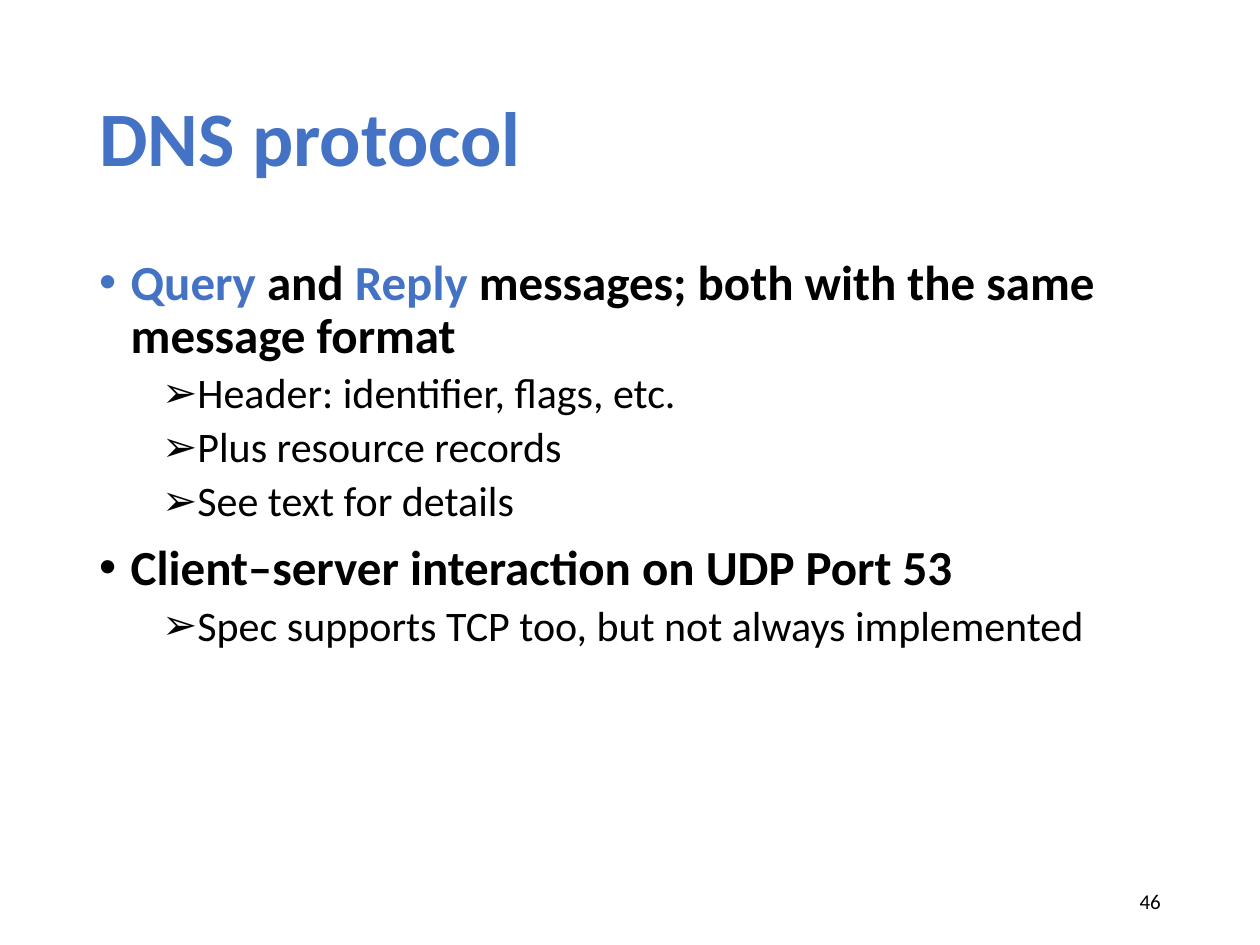
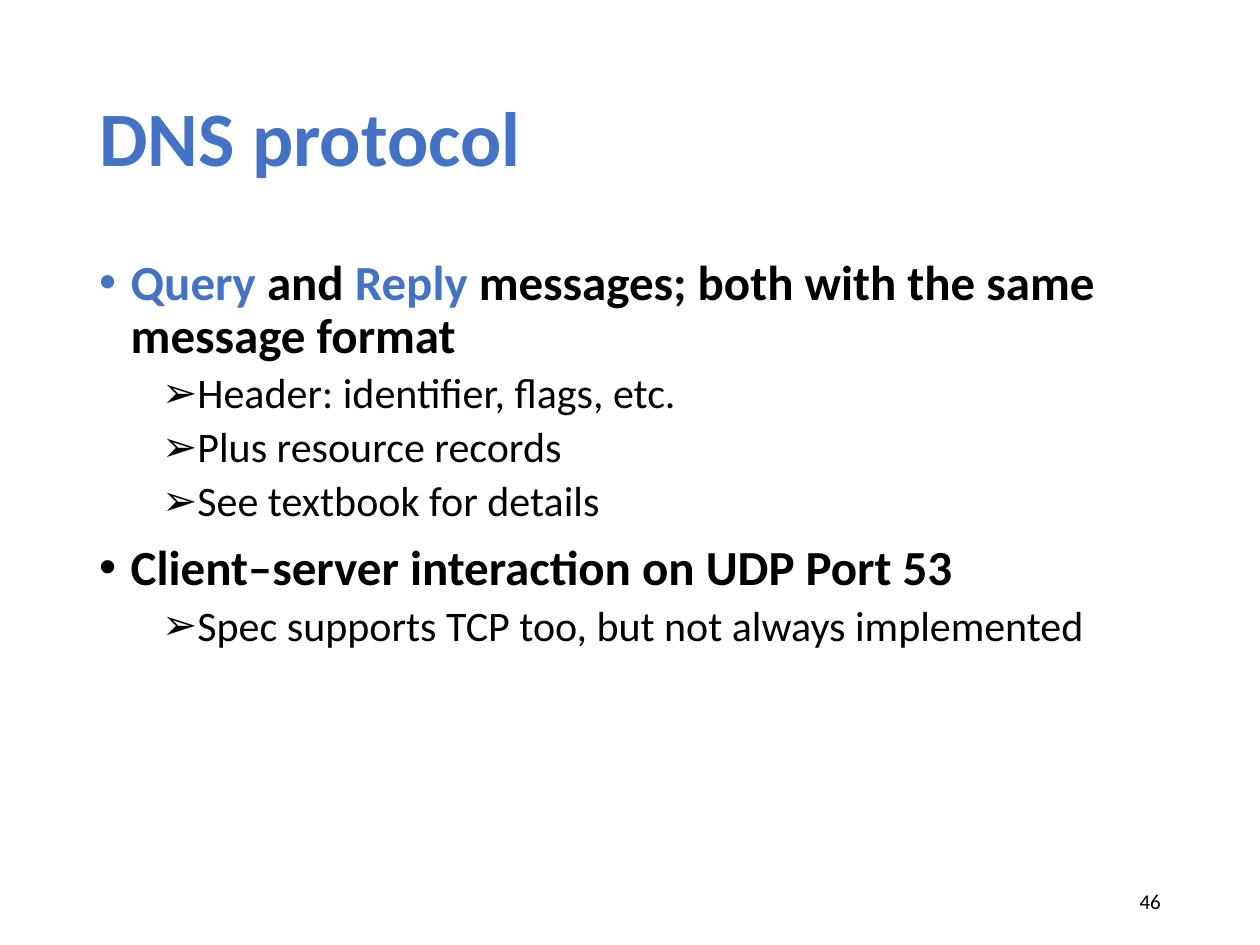
Before and after one commit to xinjin/course-net, a slide deck: slide 46 of slides/lec05_cdn.pptx. Drawn at 1260x945 pixels with LibreOffice and Linux fonts; fonts in the diff are those of the drawing. Boxes give left, top, right and bottom in pixels: in the first picture for what was removed or moved away, otherwise in the second. Text is boxed around its words. In the diff, an @@ line names an element or a change of style, - is before the commit and + after.

```diff
--- a/slides/lec05_cdn.pptx
+++ b/slides/lec05_cdn.pptx
@@ text at <box>197,486,599,517</box>: text changed @@
-  ➢ See text for details
+  ➢ See textbook for details
```
Also in this commit, not shown: 10 other slides changed, 1 slide added, 1 other file.
